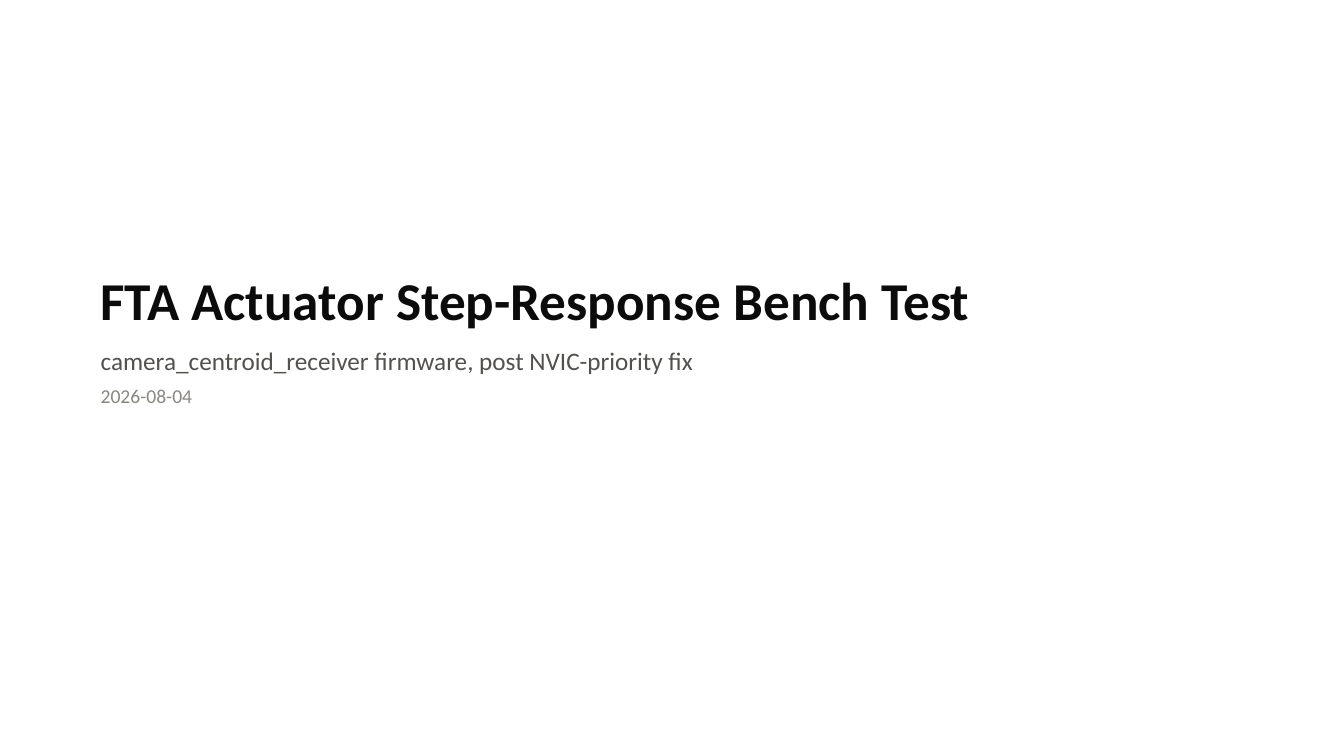
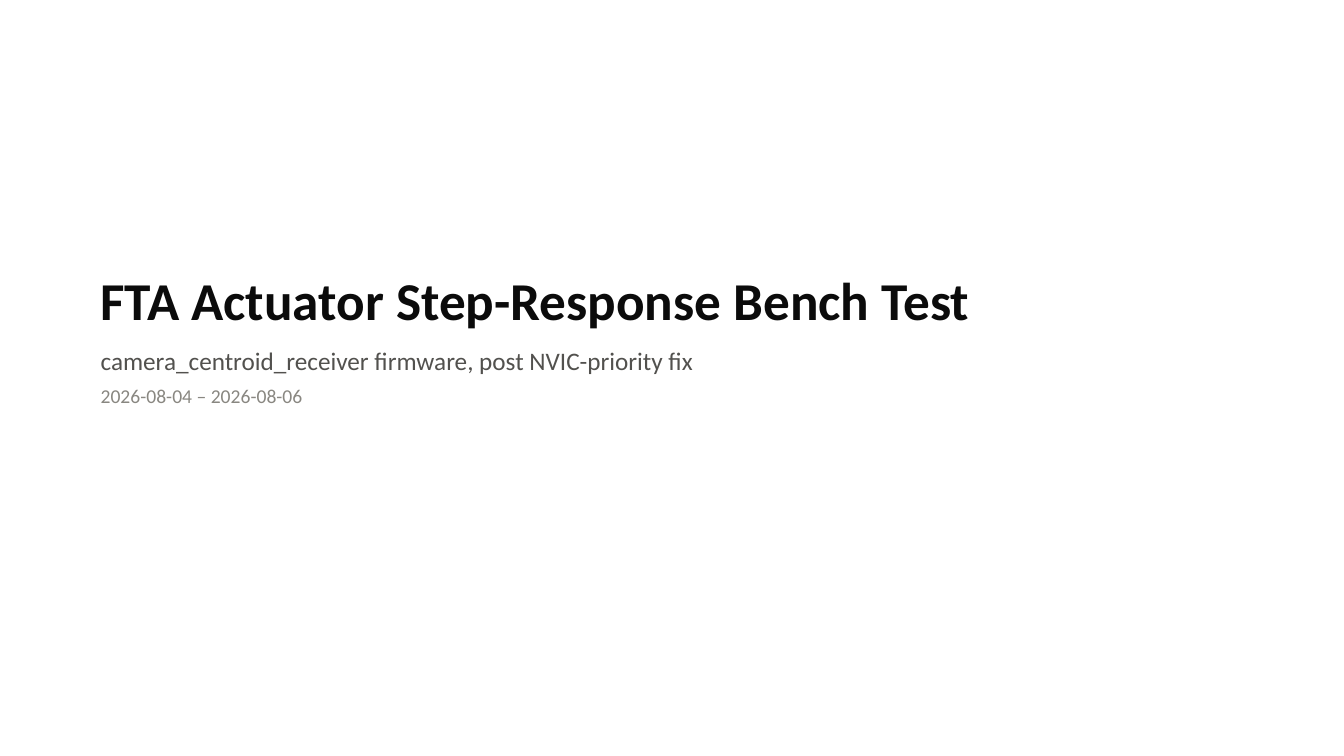
Before and after one commit to ucsbdeepspace/rpi_camera_system, a slide deck: slide 1 of docs/session_results_2026-08-04.pptx. Drawn at 1344x756 pixels with LibreOffice and Linux fonts; fonts in the diff are those of the drawing. Boxes give left, top, right and bottom in pixels: in the first picture for what was removed or moved away, otherwise in the second. Text is boxed around its words. In the diff, an @@ line names an element or a change of style, - is before the commit and + after.

```diff
--- a/docs/session_results_2026-08-04.pptx
+++ b/docs/session_results_2026-08-04.pptx
@@ text at bbox=[101, 389, 303, 403]: text changed @@
-2026-08-04
+2026-08-04 – 2026-08-06
```
Also in this commit, not shown: 3 other slides changed, 9 other files.
